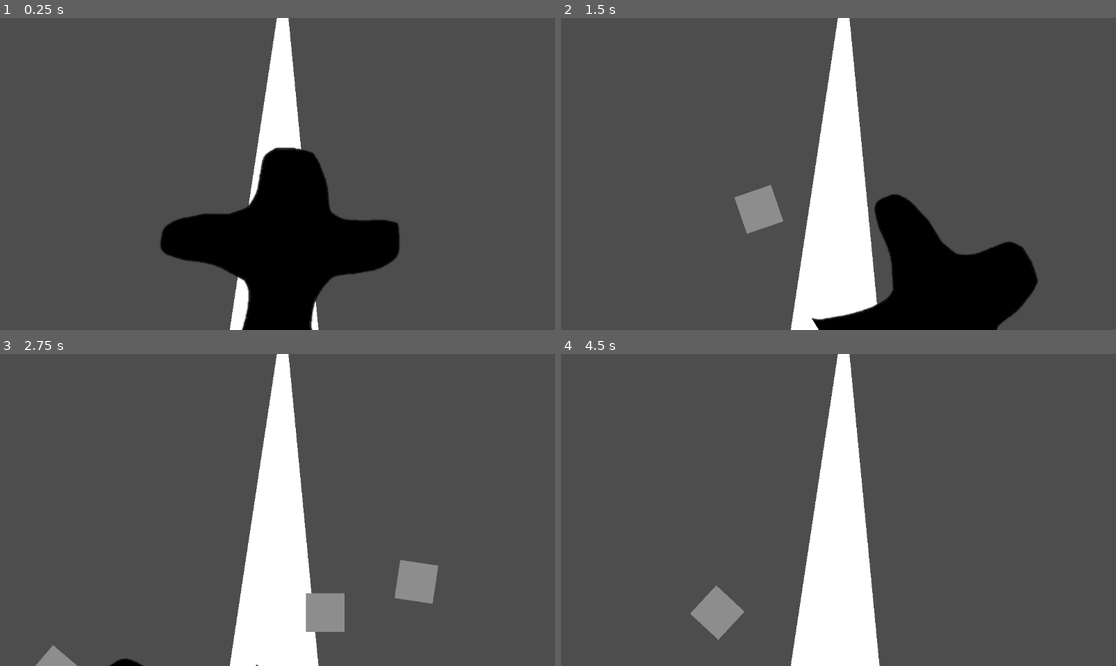
Above: before the commit, frames 1-4 (two rows, left to right).
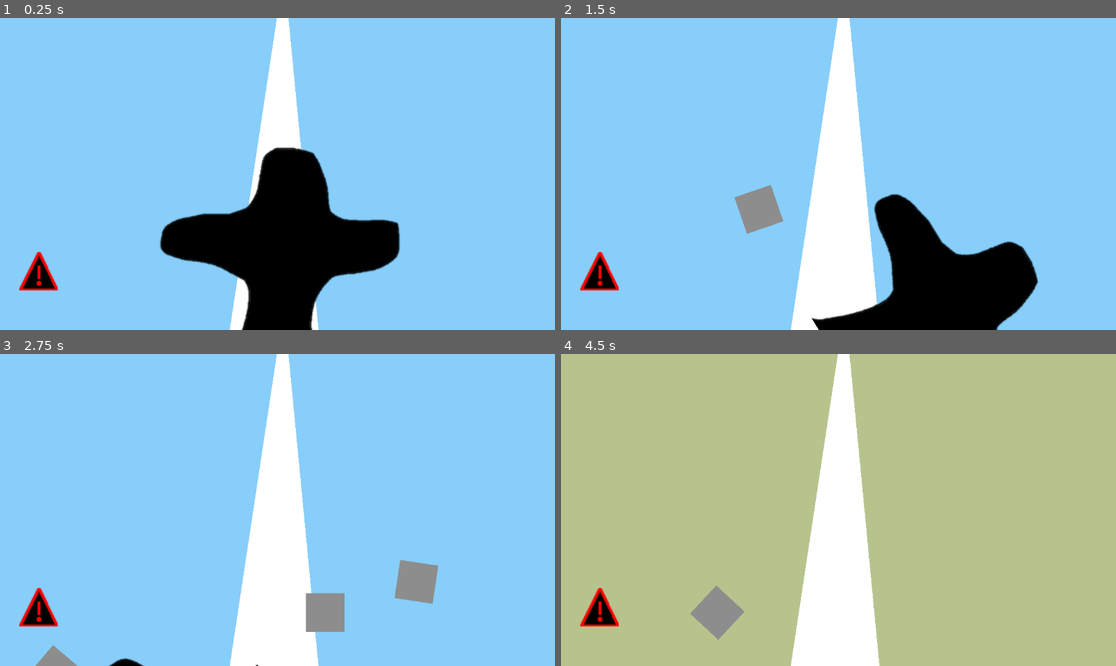
Above: after the commit, the same moments.

Repository: CWmain/tightRope
Game: Godot game, scene res://scenes/main.tscn
Same seed, same stepped clock (60 frames per second), same inputs: the game is played once before the commit and once after it.
Inputs:
- Up to frame 1 (0.25 s): no input
- Up to frame 2 (1.5 s): hold D (Right) 0.53-1.28 s; tap E (SpawnRock) at 0.6, 1.35 s; hold A (Left) from 1.28 s (still down)
- Up to frame 3 (2.75 s): release A (Left) at 2.03 s; hold D (Right) from 2.03 s (still down); tap E (SpawnRock) at 2.1 s
- Up to frame 4 (4.5 s): tap E (SpawnRock) at 2.85, 3.6, 4.35 s; release D (Right) at 3.53 s; hold A (Left) from 3.53 s (still down)

The runs differ from the first frame. In frame 1, 85% of the frame differs, in the area x 0-100%, y 0-100%; in frame 2, 82%; in frame 3, 89%; in frame 4, 90%.

Commit message:
Added a basic warning sprite, which should display and flash 2 seconds before objects are shot at the player from that direction. Added a basic proof of concept Sky graident for sun set / rise

Diff:
--- a/objects/rockSpawner/rock_spawner.tscn
+++ b/objects/rockSpawner/rock_spawner.tscn
@@ -1,6 +1,11 @@
-[gd_scene load_steps=2 format=3 uid="uid://dd4sq1nmqhuqo"]
+[gd_scene load_steps=3 format=3 uid="uid://dd4sq1nmqhuqo"]
 
 [ext_resource type="Script" uid="uid://b3rs48h57oyyf" path="res://objects/rockSpawner/rock_spawner.gd" id="1_mj1mj"]
+[ext_resource type="Texture2D" uid="uid://ywouxrvsm0ue" path="res://objects/rockSpawner/warning.png" id="2_c6kya"]
 
 [node name="RockSpawner" type="Node2D"]
 script = ExtResource("1_mj1mj")
+
+[node name="Warning" type="Sprite2D" parent="."]
+position = Vector2(0, -5)
+texture = ExtResource("2_c6kya")
--- /dev/null
+++ b/objects/sky/sky.gd
@@ -0,0 +1,13 @@
+extends ColorRect
+
+@export var skyColors: Gradient
+
+var dayTimer: float = 0
+var direction: int = 1
+func _process(delta: float) -> void:
+	dayTimer += delta*direction
+	color = skyColors.sample(dayTimer/10)
+	if dayTimer > 20:
+		direction = -1
+	if dayTimer < -10:
+		direction = 1
--- /dev/null
+++ b/objects/sky/sky.tscn
@@ -0,0 +1,16 @@
+[gd_scene load_steps=3 format=3 uid="uid://pf104i0ckybt"]
+
+[ext_resource type="Script" uid="uid://cscsm5e7aduwe" path="res://objects/sky/sky.gd" id="1_5x6e5"]
+
+[sub_resource type="Gradient" id="Gradient_aumjq"]
+offsets = PackedFloat32Array(0.308642, 0.62963, 0.746914, 0.82716, 0.925926)
+colors = PackedColorArray(0.529412, 0.807843, 0.980392, 1, 0.952941, 0.713726, 0, 1, 0.760784, 0.0823529, 0.145098, 1, 0.356863, 0.403922, 0.607843, 1, 0, 0, 0, 1)
+
+[node name="Sky" type="ColorRect"]
+anchors_preset = 15
+anchor_right = 1.0
+anchor_bottom = 1.0
+grow_horizontal = 2
+grow_vertical = 2
+script = ExtResource("1_5x6e5")
+skyColors = SubResource("Gradient_aumjq")
--- a/scenes/main.tscn
+++ b/scenes/main.tscn
@@ -1,10 +1,27 @@
-[gd_scene load_steps=4 format=3 uid="uid://b3upb7t2hdfk1"]
+[gd_scene load_steps=6 format=3 uid="uid://b3upb7t2hdfk1"]
 
 [ext_resource type="PackedScene" uid="uid://cl57ajdyrwmbx" path="res://objects/walker/walker.tscn" id="1_o5qli"]
 [ext_resource type="PackedScene" uid="uid://bccugi1acha5a" path="res://objects/rock/rock.tscn" id="2_0wfyh"]
 [ext_resource type="PackedScene" uid="uid://dd4sq1nmqhuqo" path="res://objects/rockSpawner/rock_spawner.tscn" id="3_sugp2"]
+[ext_resource type="Texture2D" uid="uid://ywouxrvsm0ue" path="res://objects/rockSpawner/warning.png" id="4_jyhfs"]
+[ext_resource type="PackedScene" uid="uid://pf104i0ckybt" path="res://objects/sky/sky.tscn" id="5_tbgi4"]
 
 [node name="Main" type="Node2D"]
+
+[node name="Camera2D" type="Camera2D" parent="."]
+position = Vector2(550, 486)
+zoom = Vector2(2, 2)
+
+[node name="Control" type="Control" parent="Camera2D"]
+layout_mode = 3
+anchors_preset = 0
+offset_left = -553.0
+offset_top = -332.0
+offset_right = 447.0
+offset_bottom = 668.0
+
+[node name="Sky" parent="Camera2D/Control" instance=ExtResource("5_tbgi4")]
+layout_mode = 1
 
 [node name="Polygon2D" type="Polygon2D" parent="."]
 position = Vector2(578, 391)
@@ -23,6 +40,14 @@
 rock = ExtResource("2_0wfyh")
 spawnSpeed = Vector2(-1000, -400)
 
-[node name="Camera2D" type="Camera2D" parent="."]
-position = Vector2(550, 486)
-zoom = Vector2(2, 2)
+[node name="Warning" type="Sprite2D" parent="."]
+position = Vector2(302, 587)
+texture = ExtResource("4_jyhfs")
+
+[node name="Control" type="Control" parent="."]
+layout_mode = 3
+anchors_preset = 15
+anchor_right = 1.0
+anchor_bottom = 1.0
+grow_horizontal = 2
+grow_vertical = 2
Binary file added: objects/rockSpawner/warning.png
Not shown, added: objects/rockSpawner/warning.png.import
Not shown, added: objects/sky/sky.gd.uid
